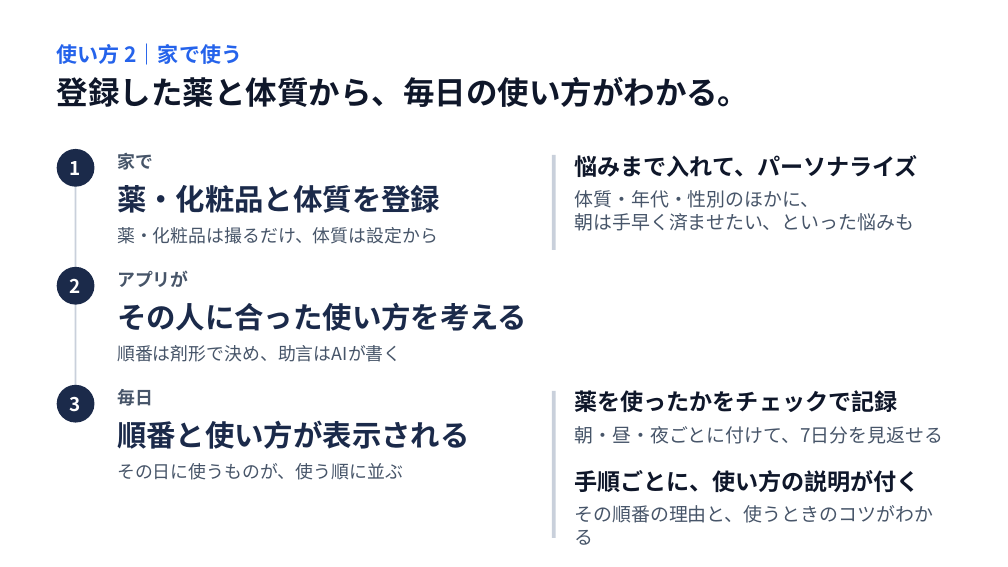
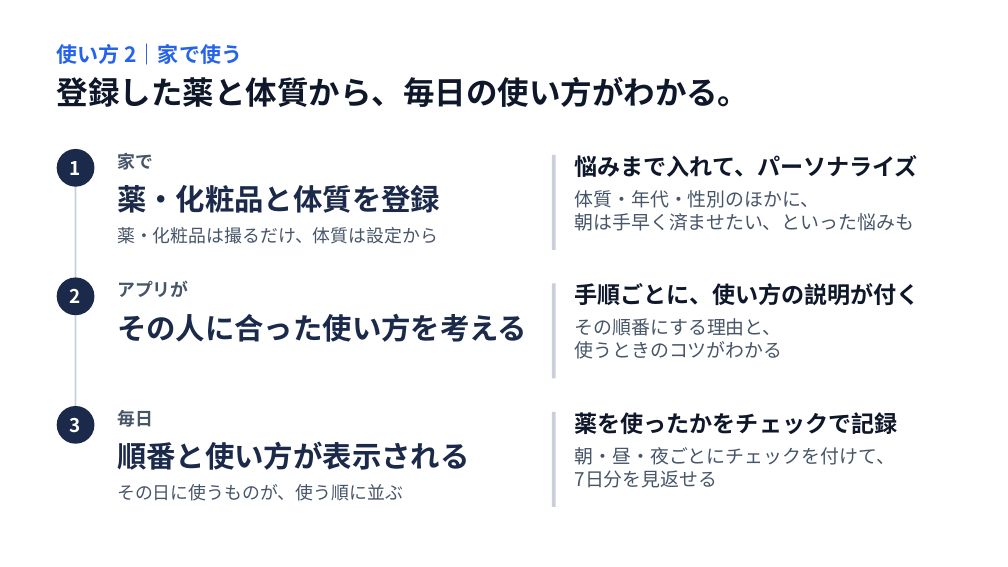
Before and after one commit to John-Frusciante/overlai, a slide deck: slide 9 of docs/ピッチ/Overlai_本選ピッチ.pptx. Drawn at 1008x567 pixels with LibreOffice and Linux fonts; fonts in the diff are those of the drawing. Boxes give left, top, right and bottom in pixels: in the first picture for what was removed or moved away, otherwise in the second. Text is boxed around its words. In the diff, an @@ line names an element or a change of style, - is before the commit and + after.

```diff
--- a/docs/ピッチ/Overlai_本選ピッチ.pptx
+++ b/docs/ピッチ/Overlai_本選ピッチ.pptx
@@ rectangle resized from (x1=75, y1=168, x2=77, y2=404) to (x1=75, y1=168, x2=77, y2=425) @@
@@ 2 texts, 1 rounded rectangle moved together from (x1=57, y1=267, x2=527, y2=331) to (x1=57, y1=278, x2=527, y2=342) @@
@@ rectangle added at (x1=552, y1=284, x2=556, y2=378), fill #C9D0DB @@
@@ text "手順ごとに、使い方の説明が付く" moved from (x1=575, y1=470, x2=920, y2=492) to (x1=575, y1=283, x2=920, y2=305) @@
@@ text at (x1=575, y1=318, x2=783, y2=359): text changed @@
-その順番の理由と、使うときのコツがわかる
+その順番にする理由と、
+使うときのコツがわかる
@@ text removed at (x1=117, y1=345, x2=401, y2=362) @@
-順番は剤形で決め、助言はAIが書く
@@ rectangle resized from (x1=552, y1=391, x2=556, y2=538) to (x1=552, y1=412, x2=556, y2=507) @@
@@ 4 texts, 1 rounded rectangle moved together from (x1=57, y1=385, x2=898, y2=480) to (x1=57, y1=406, x2=898, y2=501) @@
@@ text at (x1=575, y1=447, x2=895, y2=488): text changed @@
-朝・昼・夜ごとに付けて、7日分を見返せる
+朝・昼・夜ごとにチェックを付けて、
+7日分を見返せる
```
Also in this commit, not shown: 2 other files.
